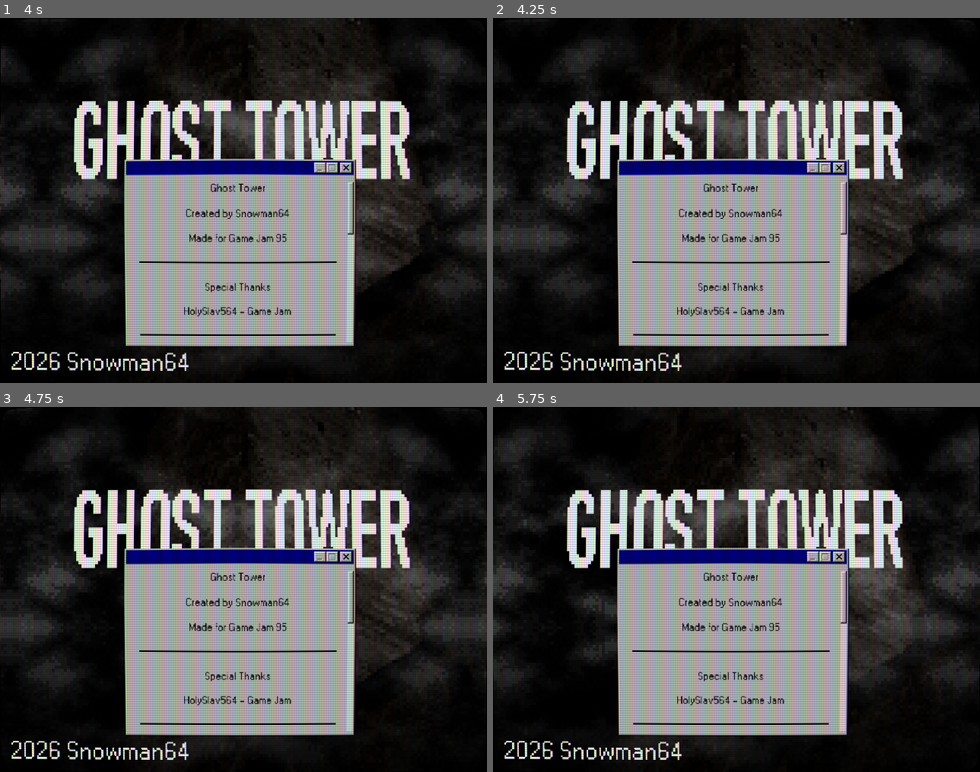
Above: before the commit, frames 1-4 (two rows, left to right).
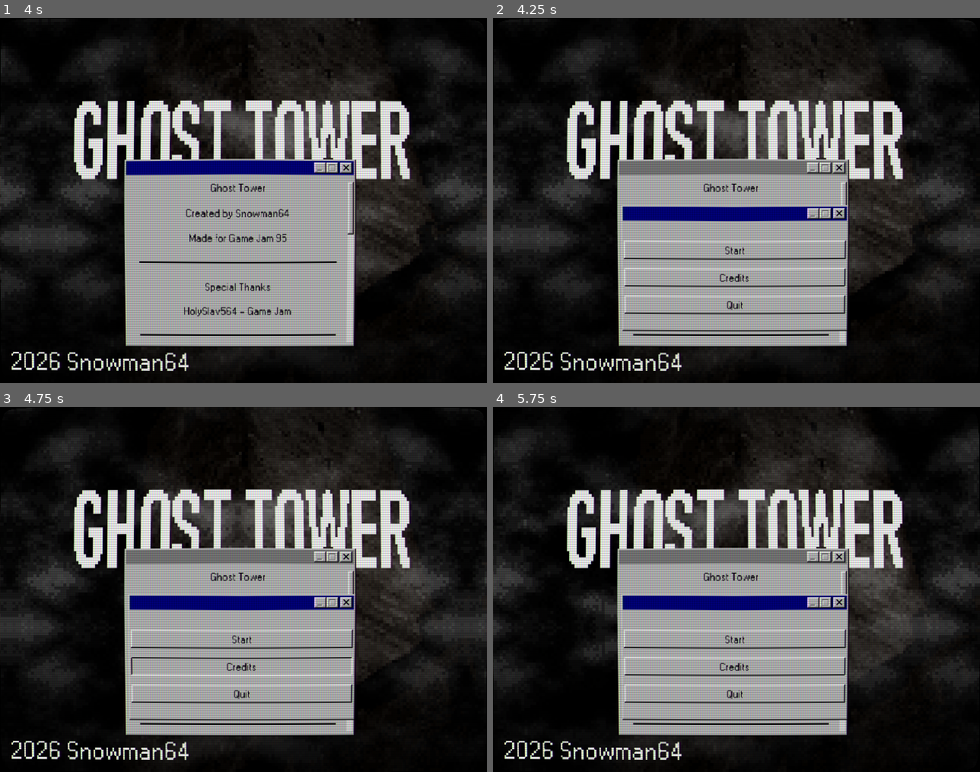
Above: after the commit, the same moments.

Repository: SnowmanSixtyFour/GhostTowerGameJam
Game: Godot game, scene res://Scenes/GUI/title.tscn
Two runs of this game, one before a commit and one after it. Both use one fixed random seed, a clock stepped at 60 frames per second and the inputs below.
Inputs:
- Up to frame 1 (4 s): tap Enter (ui_accept) at 0.5, 3.77, 3.8 s; hold Enter (ui_accept) 0.53-1.25 s; click "Start" at 1.25 s; click "Start" at 2 s; click "Start" at 2.75 s; tap Tab at 3.6 s
- Up to frame 2 (4.25 s): tap Enter (ui_accept) at 4.07 s
- Up to frame 3 (4.75 s): hold Enter (ui_accept) from 4.28 s (still down)
- Up to frame 4 (5.75 s): release Enter (ui_accept) at 5.03 s; tap Tab at 5.1 s; tap Enter (ui_accept) at 5.27, 5.3, 5.57 s

Frame 1 is identical in both runs. In frame 2, 6.0% of the frame differs, in the area x 25-73%, y 38-87%; in frame 3, 6.0%; in frame 4, 6.0%.

Commit message:
Close Game Popup

Diff:
--- a/Scenes/GUI/title.tscn
+++ b/Scenes/GUI/title.tscn
@@ -378,8 +378,84 @@
 horizontal_alignment = 1
 vertical_alignment = 1
 
-[connection signal="close_requested" from="OptionsWindow" to="." method="close_game"]
+[node name="QuitGameWindow" type="Window" parent="." unique_id=131773849]
+gui_embed_subwindows = true
+oversampling_override = 1.0
+initial_position = 1
+size = Vector2i(126, 68)
+unresizable = true
+min_size = Vector2i(126, 68)
+max_size = Vector2i(126, 100)
+theme_override_constants/title_height = 22
+theme_override_constants/resize_margin = 12
+theme_override_icons/close = ExtResource("7_770n2")
+theme_override_icons/close_pressed = ExtResource("8_t2e20")
+theme_override_styles/embedded_border = SubResource("StyleBoxTexture_cu8et")
+theme_override_styles/embedded_unfocused_border = SubResource("StyleBoxTexture_770n2")
+script = ExtResource("11_mcycx")
+
+[node name="Panel" type="Panel" parent="QuitGameWindow" unique_id=822323279]
+anchors_preset = -1
+anchor_left = -0.0050000004
+anchor_top = -0.010000001
+anchor_right = 1.005
+anchor_bottom = 1.01
+offset_right = 1.5258789e-05
+offset_bottom = -1.5258789e-05
+grow_horizontal = 2
+grow_vertical = 2
+theme_override_styles/panel = SubResource("StyleBoxFlat_ecnj7")
+
+[node name="Label" type="Label" parent="QuitGameWindow/Panel" unique_id=1735501772]
+layout_mode = 0
+offset_right = 130.0
+offset_bottom = 35.0
+theme_override_colors/font_color = Color(0, 0, 0, 1)
+text = "Are you sure you wish
+to quit?"
+horizontal_alignment = 1
+
+[node name="Yes" type="Button" parent="QuitGameWindow/Panel" unique_id=1234423888]
+layout_mode = 0
+offset_left = 22.0
+offset_top = 42.0
+offset_right = 53.000015
+offset_bottom = 66.00001
+theme_override_colors/font_color = Color(0, 0, 0, 1)
+theme_override_colors/font_focus_color = Color(0, 0, 0, 1)
+theme_override_colors/font_pressed_color = Color(0, 0, 0, 1)
+theme_override_colors/font_hover_color = Color(0, 0, 0, 1)
+theme_override_colors/font_hover_pressed_color = Color(0, 0, 0, 1)
+theme_override_colors/font_disabled_color = Color(0, 0, 0, 1)
+theme_override_colors/font_outline_color = Color(0, 0, 0, 1)
+theme_override_styles/normal = SubResource("StyleBoxTexture_t3dxg")
+theme_override_styles/pressed = SubResource("StyleBoxTexture_kohd3")
+theme_override_styles/hover = SubResource("StyleBoxTexture_t3dxg")
+text = "Yes"
+
+[node name="No" type="Button" parent="QuitGameWindow/Panel" unique_id=85959548]
+layout_mode = 1
+offset_left = 70.0
+offset_top = 42.0
+offset_right = 104.00001
+offset_bottom = 66.00001
+theme_override_colors/font_color = Color(0, 0, 0, 1)
+theme_override_colors/font_focus_color = Color(0, 0, 0, 1)
+theme_override_colors/font_pressed_color = Color(0, 0, 0, 1)
+theme_override_colors/font_hover_color = Color(0, 0, 0, 1)
+theme_override_colors/font_hover_pressed_color = Color(0, 0, 0, 1)
+theme_override_colors/font_disabled_color = Color(0, 0, 0, 1)
+theme_override_colors/font_outline_color = Color(0, 0, 0, 1)
+theme_override_styles/normal = SubResource("StyleBoxTexture_t3dxg")
+theme_override_styles/pressed = SubResource("StyleBoxTexture_kohd3")
+theme_override_styles/hover = SubResource("StyleBoxTexture_t3dxg")
+text = "No"
+
+[connection signal="close_requested" from="OptionsWindow" to="." method="close_game_via_button"]
 [connection signal="pressed" from="OptionsWindow/Panel/VBoxContainer/Start" to="." method="start_game"]
 [connection signal="pressed" from="OptionsWindow/Panel/VBoxContainer/Credits" to="." method="show_credits"]
 [connection signal="pressed" from="OptionsWindow/Panel/VBoxContainer/Quit" to="." method="close_game"]
 [connection signal="close_requested" from="CreditsWindow" to="." method="hide_credits"]
+[connection signal="close_requested" from="QuitGameWindow" to="." method="exit_warn"]
+[connection signal="pressed" from="QuitGameWindow/Panel/Yes" to="." method="close_game"]
+[connection signal="pressed" from="QuitGameWindow/Panel/No" to="." method="exit_warn"]
--- a/Scripts/Scenes/title.gd
+++ b/Scripts/Scenes/title.gd
@@ -2,24 +2,51 @@
 
 @onready var options_window = $OptionsWindow
 @onready var credits_window = $CreditsWindow
+@onready var quit_game_window = $QuitGameWindow
 
 @onready var press_start_label = $PressStartLabel
 
 var move_credits_opposite = true
 var screen_width = 640
 
+var last_focused_window
+var warning = false
+var quit_game_window_position
+
 func _ready():
-	# Set title
+	# Hide buttons
 	options_window.hide()
 	credits_window.hide()
 
+	quit_game_window.hide()
+	quit_game_window_position = quit_game_window.position
+
+	# Connect button input
+	options_window.window_input.connect(_input)
+	credits_window.window_input.connect(_input)
+	quit_game_window.window_input.connect(_input)
+
+	options_window.focus_entered.connect(_on_window_focused.bind(options_window))
+	credits_window.focus_entered.connect(_on_window_focused.bind(credits_window))
+
 func _process(delta: float):
+	# Move credits window before seen
 	if move_credits_opposite:
 		credits_window.position.x = screen_width - options_window.position.x - credits_window.size.x
 
+	# Keep focus on quit game window
+	if warning:
+		quit_game_window.grab_focus()
+
+	# Prevent quit game window from moving
+	quit_game_window.position = quit_game_window_position
+
 func _input(event: InputEvent):
-	if Input.is_action_pressed("ui_accept"):
+	if Input.is_action_just_pressed("start"):
 		show_options()
+
+	if Input.is_action_just_pressed("exit"):
+		warn_about_closing()
 
 func start_game():
 	AudioManager.play_sfx(Audio.click)
@@ -48,5 +75,32 @@
 	# Refocus
 	options_window.grab_focus()
 
+func close_game_via_button():
+	AudioManager.play_sfx(Audio.click)
+	warn_about_closing()
+
+func _on_window_focused(window: Window):
+	last_focused_window = window
+
+func warn_about_closing():
+	options_window.gui_disable_input = true
+	credits_window.gui_disable_input = true
+
+	quit_game_window.show()
+	quit_game_window.grab_focus()
+
+	warning = true
+
+func exit_warn():
+	AudioManager.play_sfx(Audio.click)
+
+	options_window.gui_disable_input = false
+	credits_window.gui_disable_input = false
+
+	quit_game_window.hide()
+	last_focused_window.grab_focus()
+
+	warning = false
+
 func close_game():
 	get_tree().quit()
--- a/project.godot
+++ b/project.godot
@@ -47,6 +47,49 @@
 theme/default_font_subpixel_positioning=0
 theme/custom_font="uid://puphyspw5b2v"
 
+[input]
+
+move_forward={
+"deadzone": 0.2,
+"events": [Object(InputEventKey,"resource_local_to_scene":false,"resource_name":"","device":-1,"window_id":0,"alt_pressed":false,"shift_pressed":false,"ctrl_pressed":false,"meta_pressed":false,"pressed":false,"keycode":0,"physical_keycode":87,"key_label":0,"unicode":119,"location":0,"echo":false,"script":null)
+]
+}
+move_backward={
+"deadzone": 0.2,
+"events": [Object(InputEventKey,"resource_local_to_scene":false,"resource_name":"","device":-1,"window_id":0,"alt_pressed":false,"shift_pressed":false,"ctrl_pressed":false,"meta_pressed":false,"pressed":false,"keycode":0,"physical_keycode":83,"key_label":0,"unicode":115,"location":0,"echo":false,"script":null)
+]
+}
+move_left={
+"deadzone": 0.2,
+"events": [Object(InputEventKey,"resource_local_to_scene":false,"resource_name":"","device":-1,"window_id":0,"alt_pressed":false,"shift_pressed":false,"ctrl_pressed":false,"meta_pressed":false,"pressed":false,"keycode":0,"physical_keycode":65,"key_label":0,"unicode":97,"location":0,"echo":false,"script":null)
+]
+}
+move_right={
+"deadzone": 0.2,
+"events": [Object(InputEventKey,"resource_local_to_scene":false,"resource_name":"","device":-1,"window_id":0,"alt_pressed":false,"shift_pressed":false,"ctrl_pressed":false,"meta_pressed":false,"pressed":false,"keycode":0,"physical_keycode":68,"key_label":0,"unicode":100,"location":0,"echo":false,"script":null)
+]
+}
+start={
+"deadzone": 0.2,
+"events": [Object(InputEventKey,"resource_local_to_scene":false,"resource_name":"","device":-1,"window_id":0,"alt_pressed":false,"shift_pressed":false,"ctrl_pressed":false,"meta_pressed":false,"pressed":false,"keycode":0,"physical_keycode":4194309,"key_label":0,"unicode":0,"location":0,"echo":false,"script":null)
+]
+}
+pause={
+"deadzone": 0.2,
+"events": [Object(InputEventKey,"resource_local_to_scene":false,"resource_name":"","device":-1,"window_id":0,"alt_pressed":false,"shift_pressed":false,"ctrl_pressed":false,"meta_pressed":false,"pressed":false,"keycode":0,"physical_keycode":4194305,"key_label":0,"unicode":0,"location":0,"echo":false,"script":null)
+]
+}
+exit={
+"deadzone": 0.2,
+"events": [Object(InputEventKey,"resource_local_to_scene":false,"resource_name":"","device":-1,"window_id":0,"alt_pressed":false,"shift_pressed":false,"ctrl_pressed":false,"meta_pressed":false,"pressed":false,"keycode":0,"physical_keycode":4194305,"key_label":0,"unicode":0,"location":0,"echo":false,"script":null)
+]
+}
+confirm={
+"deadzone": 0.2,
+"events": [Object(InputEventKey,"resource_local_to_scene":false,"resource_name":"","device":-1,"window_id":0,"alt_pressed":false,"shift_pressed":false,"ctrl_pressed":false,"meta_pressed":false,"pressed":false,"keycode":0,"physical_keycode":4194309,"key_label":0,"unicode":0,"location":0,"echo":false,"script":null)
+]
+}
+
 [physics]
 
 3d/physics_engine="Jolt Physics"
